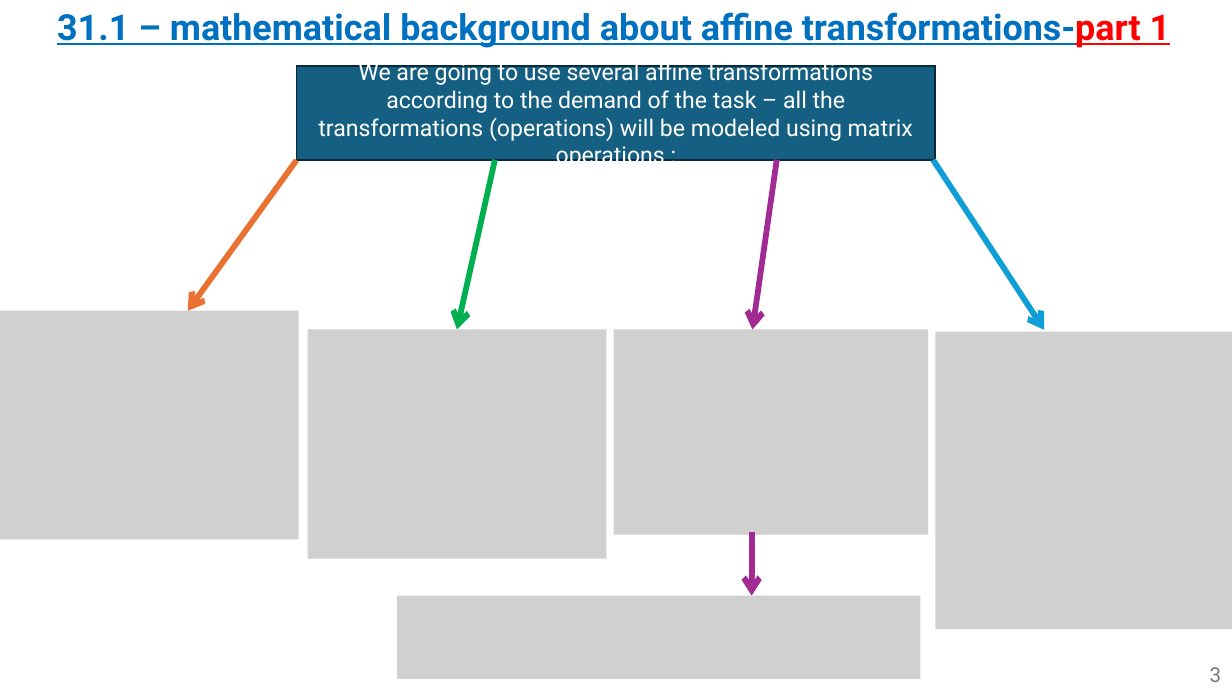
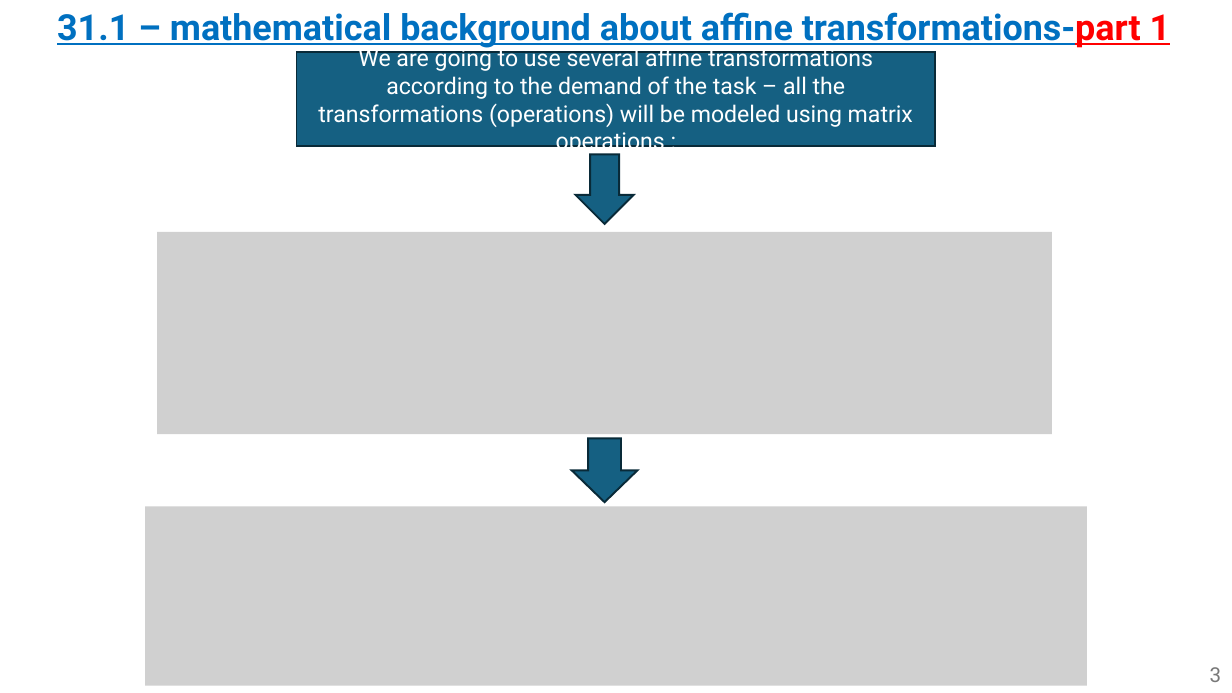
Before and after one commit to omripony/image-processing, a slide deck: slide 3 of labs/lab31-waiting for grade/version 2/1950-2210-7939-ImPr31-2.pptx. Drawn at 1232x693 pixels with LibreOffice and Linux fonts; fonts in the diff are those of the drawing; grey boxes stand for pictures. Boxes give left, top, right and bottom in pixels: in the first picture for what was removed or moved away, otherwise in the second. Text is boxed around its words. In the diff, an @@ line names an element or a change of style, - is before the commit and + after.

```diff
--- a/labs/lab31-waiting for grade/version 2/1950-2210-7939-ImPr31-2.pptx
+++ b/labs/lab31-waiting for grade/version 2/1950-2210-7939-ImPr31-2.pptx
@@ rectangle "We are going to use ...": place and size @@
-rectangle "We are going to use ..." at box(297, 66, 935, 160)
+rectangle "We are going to use ..." at box(297, 52, 935, 146)
@@ arrow removed from (297, 160) to (188, 311) @@
@@ arrow removed from (495, 160) to (457, 329) @@
@@ down arrow added at box(576, 154, 634, 224), fill #156082, outline #092A39 1.5 pt @@
@@ arrow removed from (777, 160) to (752, 330) @@
@@ arrow removed from (933, 160) to (1044, 330) @@
@@ picture added at box(157, 232, 1052, 434) @@
@@ picture removed at box(0, 311, 299, 539) @@
@@ picture removed at box(308, 329, 606, 558) @@
@@ picture removed at box(614, 329, 928, 534) @@
@@ picture removed at box(935, 332, 1232, 629) @@
@@ down arrow added at box(572, 439, 638, 503), fill #156082, outline #092A39 1.5 pt @@
@@ picture added at box(145, 506, 1087, 686) @@
@@ arrow removed from (752, 532) to (752, 596) @@
@@ picture removed at box(397, 596, 921, 679) @@
```
Also in this commit, not shown: 13 other slides changed, 2 slides added, 3 slides removed.
